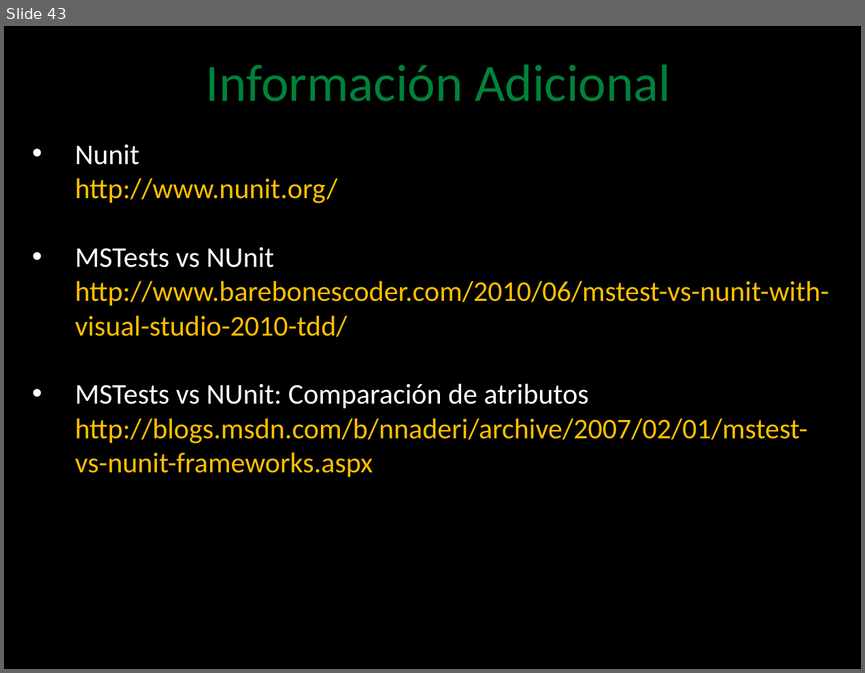
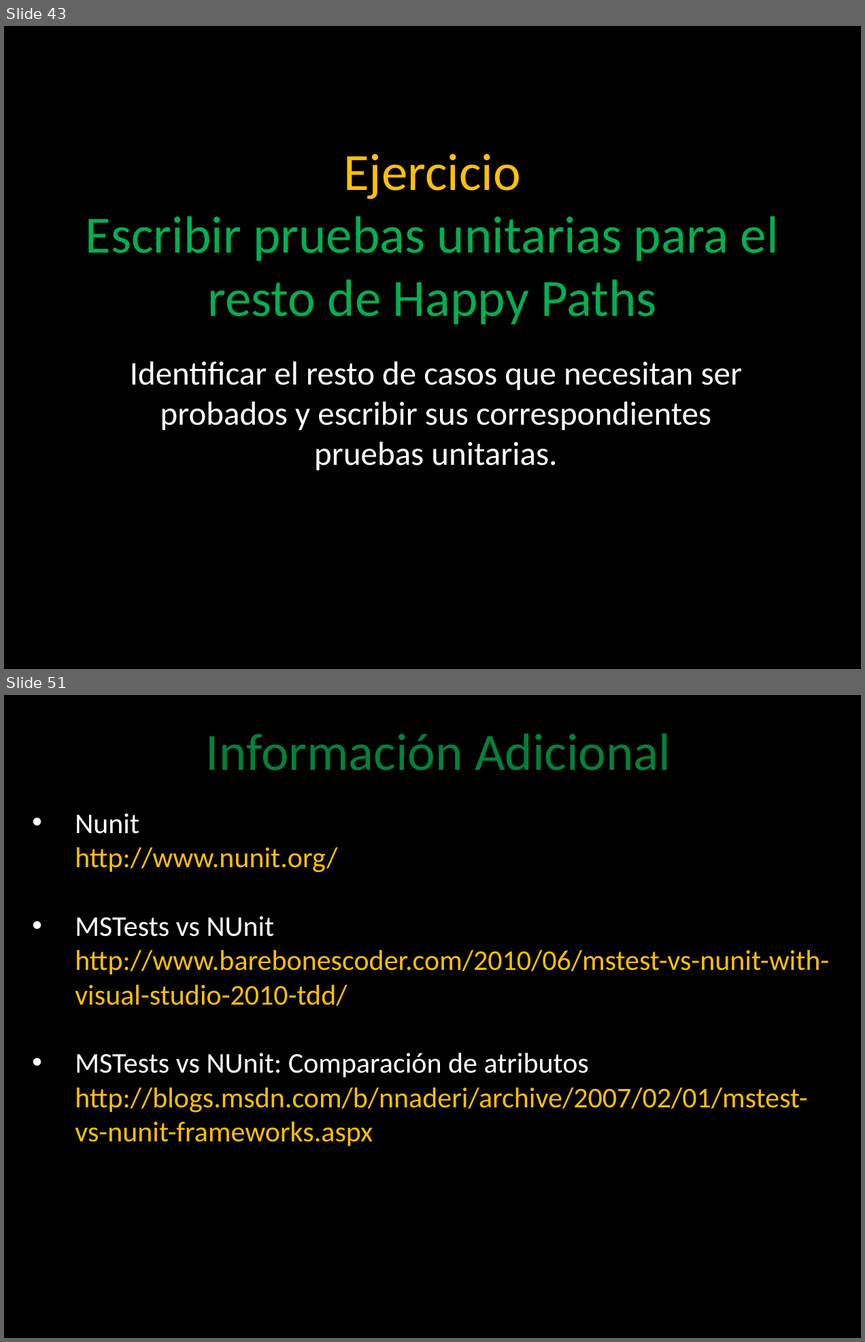
Before and after one commit to angelnunezsalazar/Test-Automation-NET, a slide deck: Diapositivas/Test Automation .NET.pptx. Shown one above the other, each under a label of ours: slide 43 before the commit, slides 43 and 51 after it; the slides between them are not shown. The pictures are 865x673 and 865x1342 pixels, drawn with LibreOffice and Linux fonts; fonts in the diff are those of the drawing; background and template pictures are left out. Boxes give left, top, right and bottom in pixels: in the first picture for what was removed or moved away, otherwise in the second. Text is boxed around its words. In the diff, an @@ line names an element or a change of style, - is before the commit and + after.

Commit message:
Nuevo Ejercicio: Técnicas y Prácticas al escribir Unit Tests

```diff
--- a/Diapositivas/Test Automation .NET.pptx
+++ b/Diapositivas/Test Automation .NET.pptx
@@ slide 43 added at <box>4,26,861,669</box>, background picture (left out) @@
@@ title added at <box>85,154,779,325</box>, 44 pt, text #00B050 @@
+Ejercicio
+Escribir pruebas unitarias para el resto de Happy Paths
@@ text added at <box>130,361,742,470</box>, 28 pt, text #FFFFFF @@
+Identificar el resto de casos que necesitan ser probados y escribir sus correspondientes
+pruebas unitarias.
@@ what was slide 43 is now slide 51 @@
```
Also in this commit, not shown: 5 slides changed, 12 other slides added, 5 slides removed, 45 other files.
